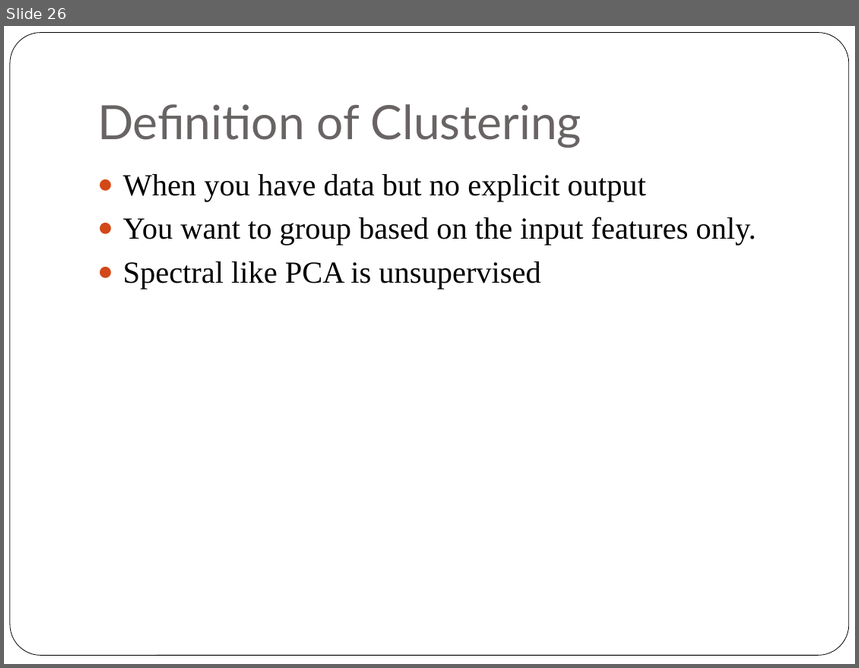
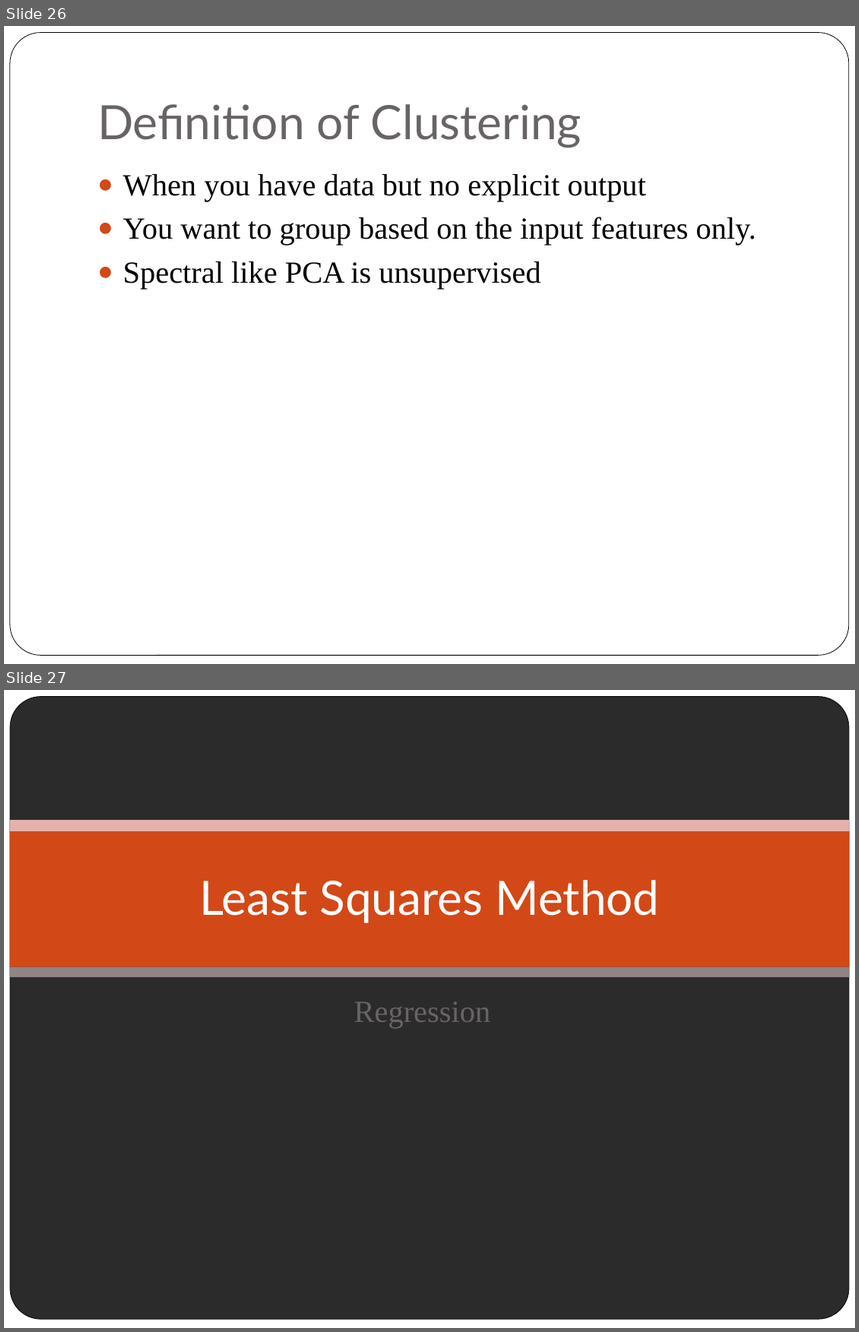
Before and after one commit to navkapil/matlab, a slide deck: Kernel methods.pptx. Shown one above the other, each under a label of ours: slide 26 before the commit, slides 26 and 27 after it. The pictures are 859x668 and 859x1332 pixels, drawn with LibreOffice and Linux fonts; fonts in the diff are those of the drawing; background and template pictures are left out; a plain dark background stands for a picture behind light text. Boxes give left, top, right and bottom in pixels: in the first picture for what was removed or moved away, otherwise in the second. Text is boxed around its words. In the diff, an @@ line names an element or a change of style, - is before the commit and + after.

```diff
--- a/Kernel methods.pptx
+++ b/Kernel methods.pptx
@@ slide 27 added at [4, 690, 855, 1328], background picture (left out); not listed: 1 template element that a slide beside it also shows @@
@@ rectangle added at [4, 690, 855, 1328], fill #FFFFFF @@
@@ rectangle added at [10, 825, 850, 967], fill #D34817 @@
@@ rectangle added at [10, 820, 850, 831], fill #E6B1AC @@
@@ title added at [199, 880, 659, 923], 40 pt, text #FFFFFF @@
+Least Squares Method
@@ rectangle added at [10, 967, 850, 978], fill #918485 @@
@@ subtitle added at [354, 1002, 491, 1029], 26 pt, text #696464 @@
+Regression
```
Also in this commit, not shown: 4 slides changed, 5 other slides added, 2 slides removed.
